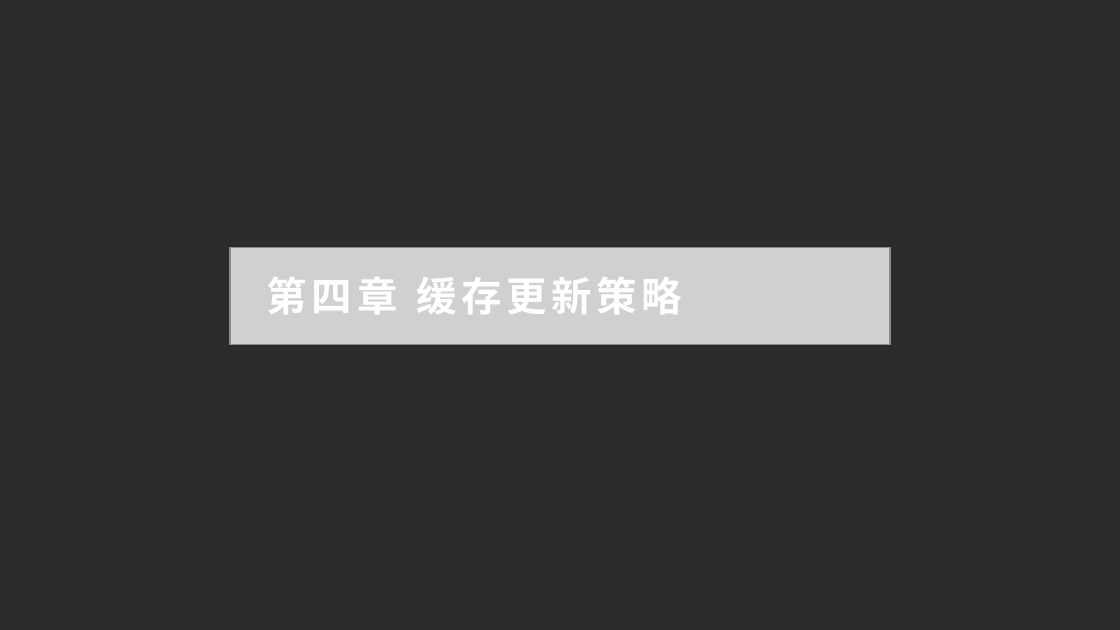
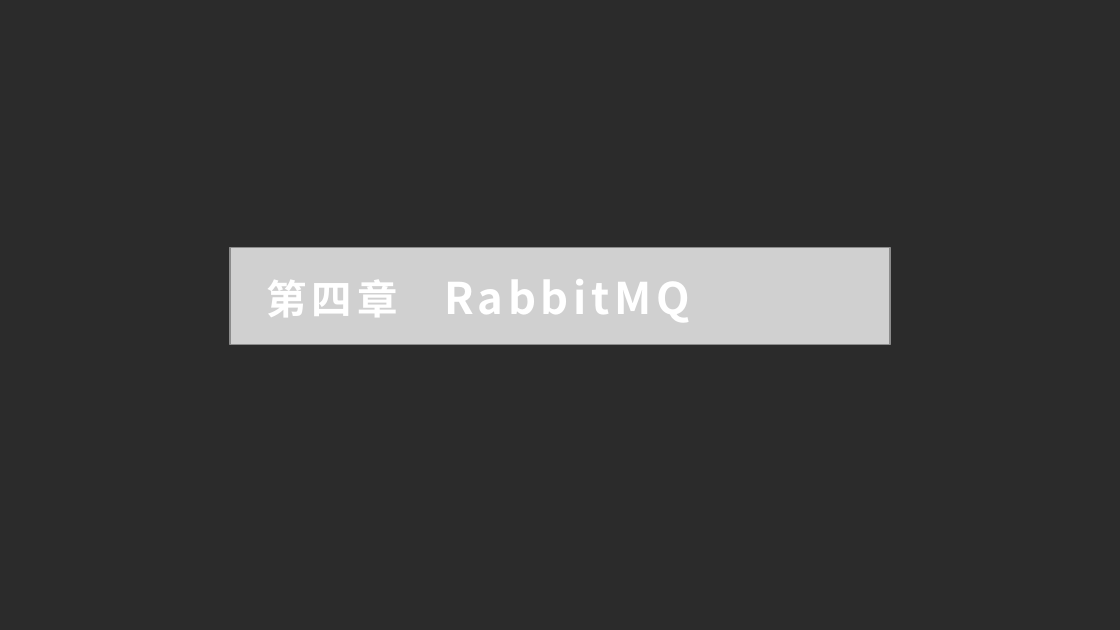
Before and after one commit to dxh122685692/doc, a slide deck: slide 17 of 分享.pptx (slide 18 before the commit). Drawn at 1120x630 pixels with LibreOffice and Linux fonts; fonts in the diff are those of the drawing; grey boxes stand for pictures; background and template pictures are left out; a plain dark background stands for a picture behind light text. Boxes give left, top, right and bottom in pixels: in the first picture for what was removed or moved away, otherwise in the second. Text is boxed around its words. In the diff, an @@ line names an element or a change of style, - is before the commit and + after.

```diff
--- a/分享.pptx
+++ b/分享.pptx
@@ text at (267, 280, 398, 317): text changed; size 26 to 28 pt @@
-第四章 缓存更新策略
+第四章 RabbitMQ
```
Also in this commit, not shown: 3 other slides changed, 4 slides added, 6 slides removed.
